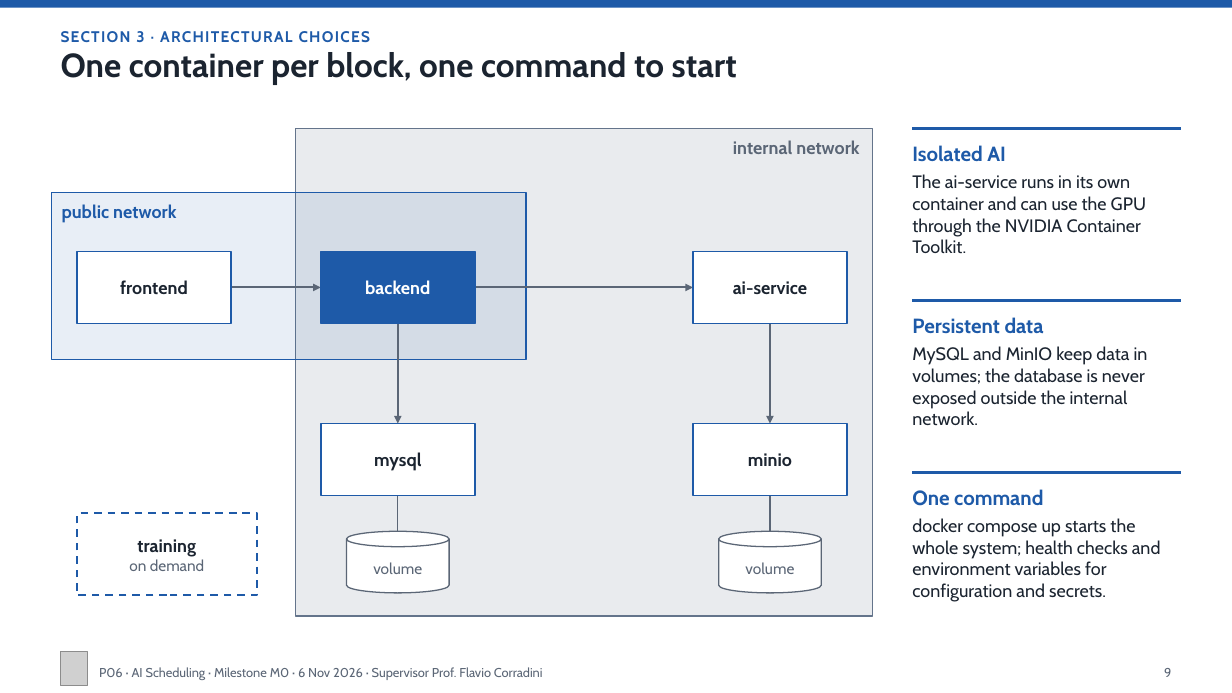
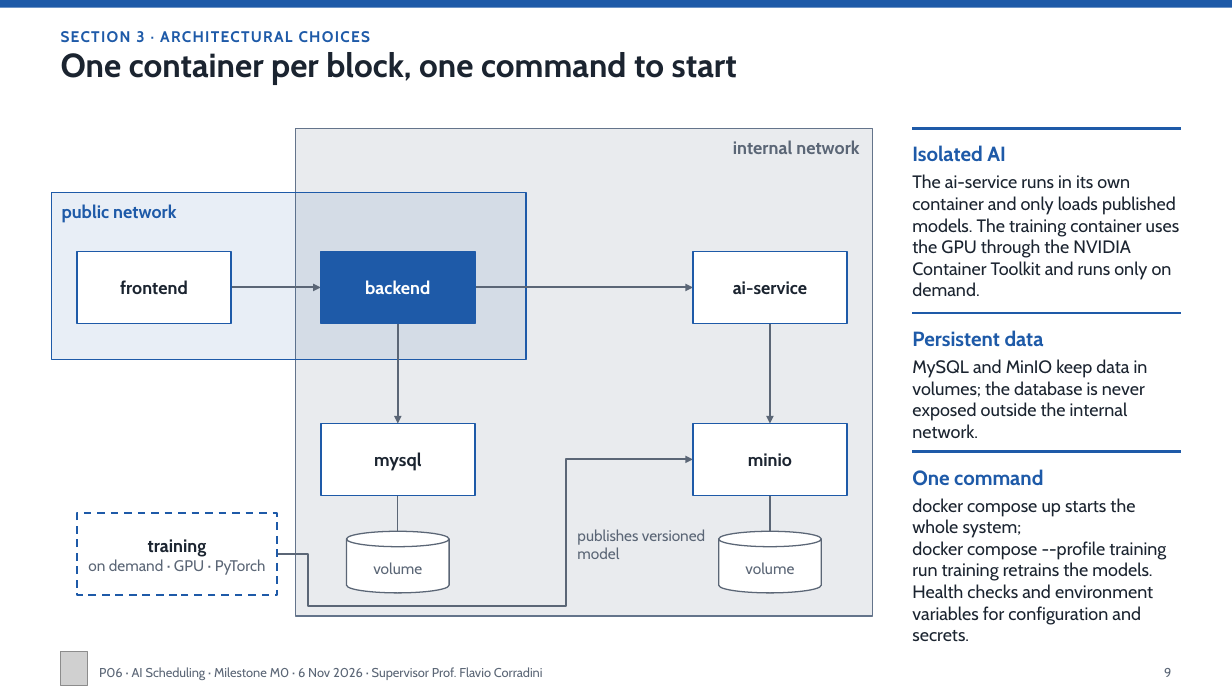
Before and after one commit to Pieruc/Scheduling, a slide deck: slide 9 of Presentazione/P06-6Nov-v1.pptx. Drawn at 1232x693 pixels with LibreOffice and Linux fonts; fonts in the diff are those of the drawing; grey boxes stand for pictures. Boxes give left, top, right and bottom in pixels: in the first picture for what was removed or moved away, otherwise in the second. Text is boxed around its words. In the diff, an @@ line names an element or a change of style, - is before the commit and + after.

```diff
--- a/Presentazione/P06-6Nov-v1.pptx
+++ b/Presentazione/P06-6Nov-v1.pptx
@@ text at (912, 174, 1180, 296): text changed @@
-The ai-service runs in its own container and can use the GPU through the NVIDIA Container Toolkit.
+The ai-service runs in its own container and only loads published models. The training container uses the GPU through the NVIDIA Container Toolkit and runs only on demand.
@@ text "Persistent data": place and size @@
-text "Persistent data" at (912, 317, 1148, 426)
+text "Persistent data" at (912, 330, 1148, 439)
@@ line moved from (913, 300) - (1181, 300) to (913, 313) - (1181, 313) @@
@@ freeform shape added at (277, 459, 693, 605), outline #5B6676 1.5 pt @@
@@ text "One command": place and size @@
-text "One command" at (912, 489, 1161, 602)
+text "One command" at (912, 469, 1166, 642)
@@ line moved from (913, 472) - (1181, 472) to (913, 452) - (1181, 452) @@
@@ text at (912, 498, 1166, 642): text changed @@
-docker compose up starts the whole system; health checks and environment variables for configuration and secrets.
+docker compose up starts the whole system;
+docker compose --profile training run training retrains the models. Health checks and environment variables for configuration and secrets.
@@ rectangle "training": place and size @@
-rectangle "training" at (77, 514, 256, 596)
+rectangle "training" at (77, 514, 277, 596)
@@ text added at (577, 529, 705, 559), 12 pt, text #5B6676 @@
+publishes versioned model
@@ text in rectangle at (88, 559, 266, 575): text changed @@
-on demand
+on demand · GPU · PyTorch
```
Also in this commit, not shown: 8 other slides changed, 1 slide added, 1 other file.
